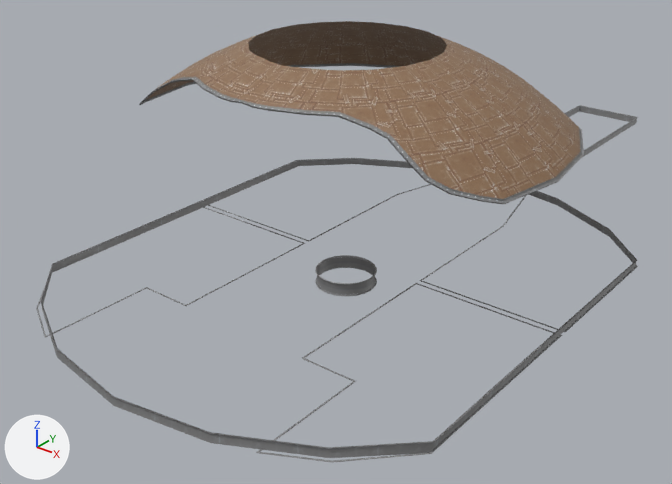
A saved change to the FBX model Assets/Art/Environment/Ship/Trim/Trim.fbx.
Before and after are seen from a 50 mm camera at (15.5, -19.8, 15.0) aimed at (-1.6, 1.5, 1.8). The lights are fixed; the arrows at lower left show +X, +Y and +Z. Where no turn or scale is listed for an object, it has been applied to the vertices.

Objects in the first picture: 'Trimmings1'.
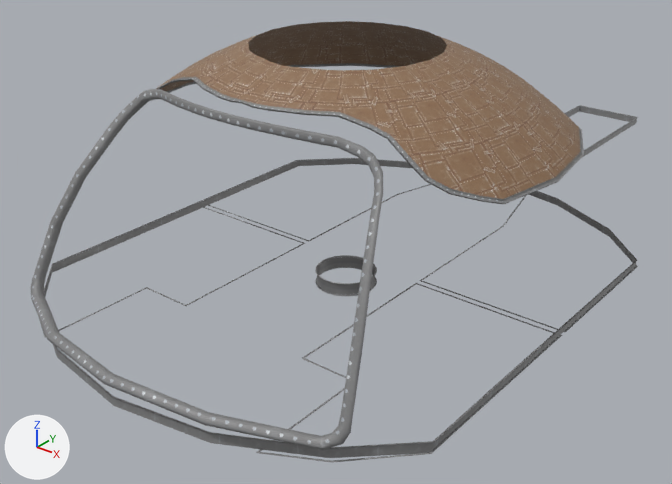
What differs and where, as boxes (x1, y1, x2, y2) in the pictures (672 x 484 px):
'polySurface84', added: after (31, 89, 383, 450)

The change in detail:
Mesh me_mesh_001 is new.
It has 288 vertices, 252 faces and spans x -5.65..5.65, y -9.1..-3.86, z 2.3..8.09.
It uses material mat_trimmington (picture img_shiptrim1_png).
Object 'polySurface84' (ob_polysurface84) is new; it shows me_mesh_001.
Its location is (0.0, 0.0, 0.0).
